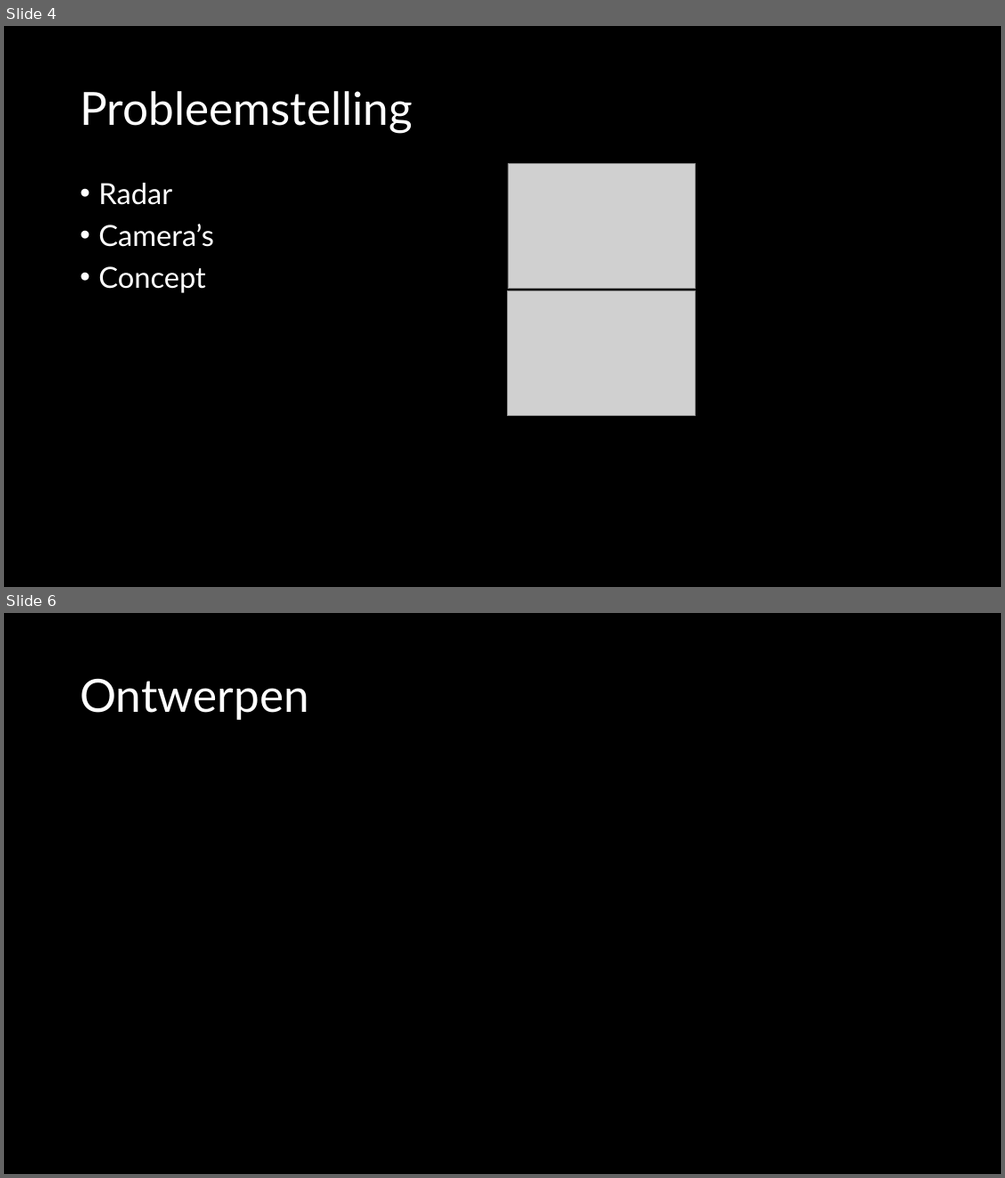
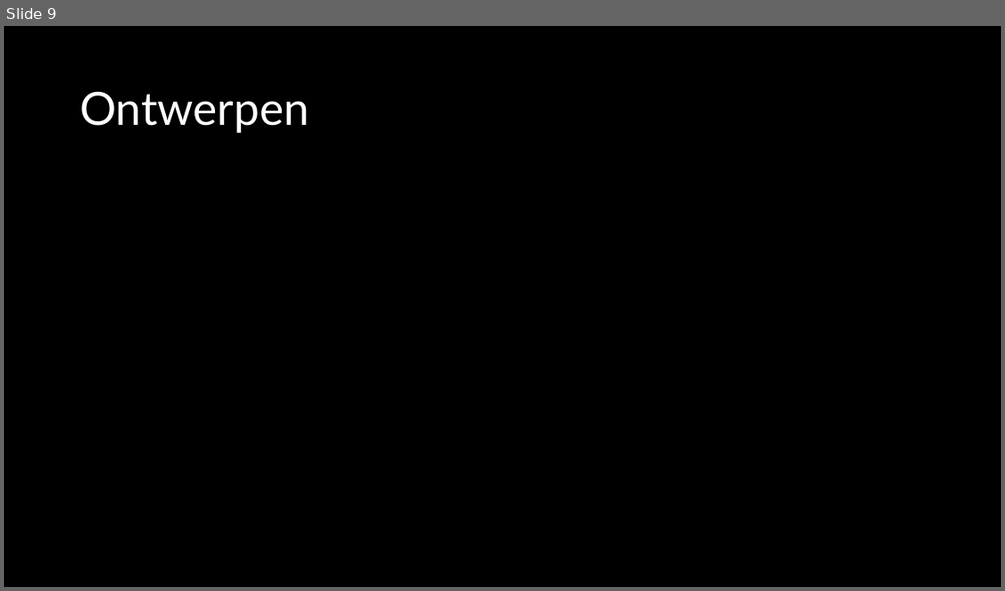
Before and after one commit to TomHeij/Project5-6, a slide deck: Opleverset_Project_5-6/Manage_&_Control/50% Presentatie.pptx. Shown one above the other, each under a label of ours: slides 4 and 6 before the commit, slide 9 after it; the slides between them are not shown. The pictures are 1005x1178 and 1005x591 pixels, drawn with LibreOffice and Linux fonts; fonts in the diff are those of the drawing; grey boxes stand for pictures. Boxes give left, top, right and bottom in pixels: in the first picture for what was removed or moved away, otherwise in the second. Text is boxed around its words. In the diff, an @@ line names an element or a change of style, - is before the commit and + after.

```diff
--- a/Opleverset_Project_5-6/Manage_&_Control/50% Presentatie.pptx
+++ b/Opleverset_Project_5-6/Manage_&_Control/50% Presentatie.pptx
@@ slide 4 removed at (x1=4, y1=26, x2=1001, y2=587), background #000000 @@
@@ title removed at (x1=80, y1=91, x2=413, y2=133) @@
-Probleemstelling
@@ text removed at (x1=98, y1=183, x2=214, y2=293) @@
-• Radar
-• Camera’s
-• Concept
@@ picture removed at (x1=508, y1=164, x2=696, y2=289) @@
@@ picture removed at (x1=508, y1=290, x2=696, y2=416) @@
@@ what was slide 6 is now slide 9 @@
```
Also in this commit, not shown: 2 slides changed, 8 slides added, 3 other slides removed, 1 other file.
